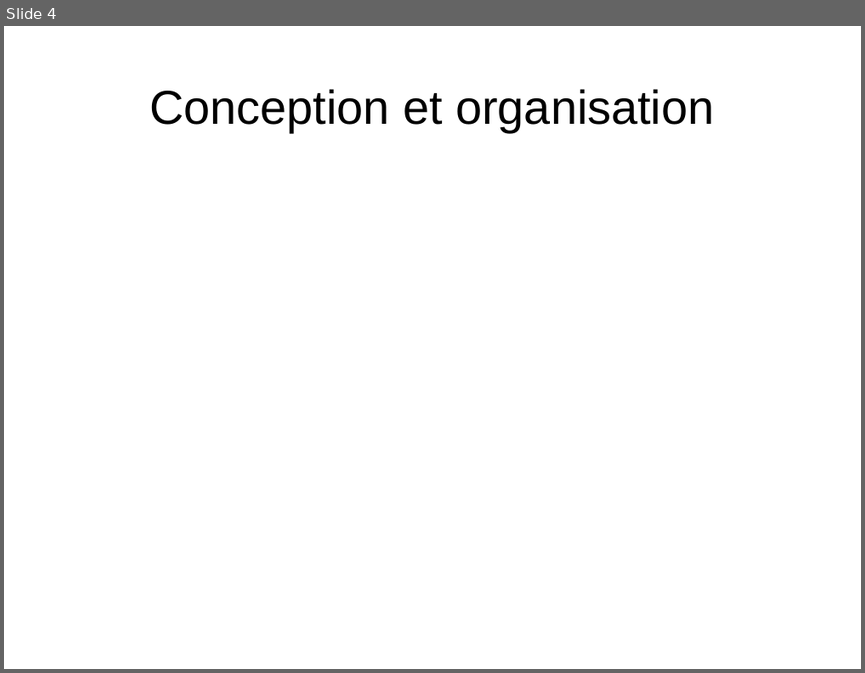
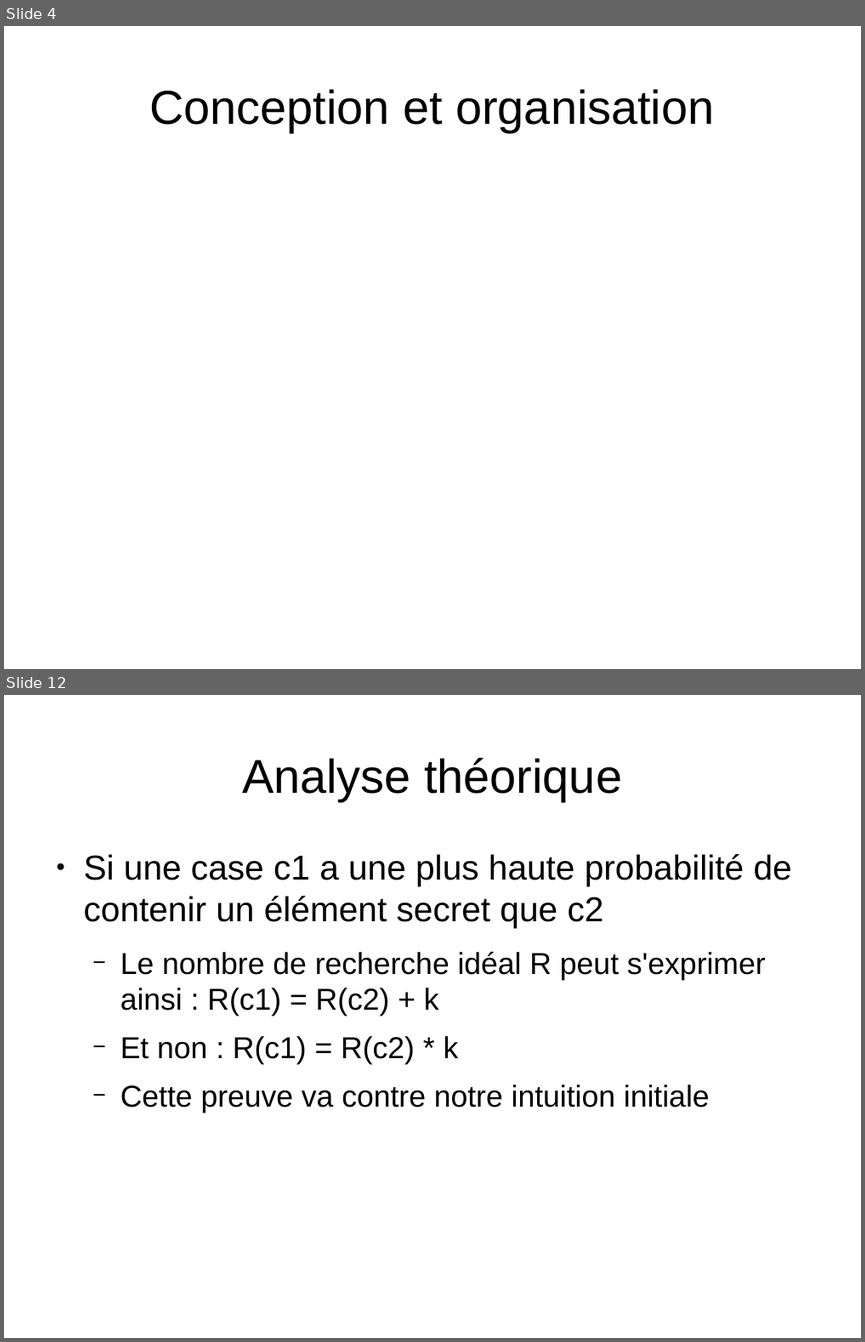
Before and after one commit to medrimonia/PFA-Nethack, a slide deck: papers/soutenance/soutenance.odp. Shown one above the other, each under a label of ours: slide 4 before the commit, slides 4 and 12 after it; the slides between them are not shown. The pictures are 865x673 and 865x1342 pixels, drawn with LibreOffice and Linux fonts; fonts in the diff are those of the drawing. Boxes give left, top, right and bottom in pixels: in the first picture for what was removed or moved away, otherwise in the second. Text is boxed around its words. In the diff, an @@ line names an element or a change of style, - is before the commit and + after.

Commit message:
Ajout pour soutenance : BDD, analyse théorique, génération graphiques

```diff
--- a/papers/soutenance/soutenance.odp
+++ b/papers/soutenance/soutenance.odp
@@ slide 12 added at [4, 695, 861, 1338], background #FFFFFF @@
@@ title added at [242, 758, 622, 801], 44 pt, text #000000 @@
+Analyse théorique
@@ text added at [84, 854, 792, 1113], 28 pt, text #000000 @@
+● Si une case c1 a une plus haute probabilité de contenir un élément secret que c2
+  − Le nombre de recherche idéal R peut s'exprimer ainsi : R(c1) = R(c2) + k
+  − Et non : R(c1) = R(c2) * k
+  − Cette preuve va contre notre intuition initiale
```
Also in this commit, not shown: 1 slide changed, 9 other slides added.
